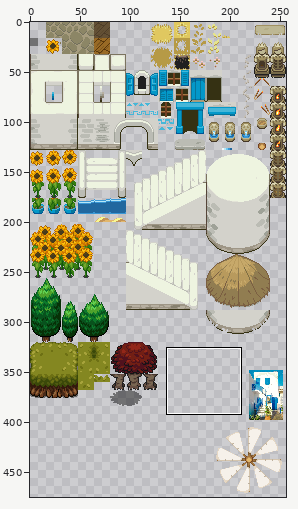
Sprite sheet: data/tilesets/mykonos.tiles.png. Above, an overview of the earlier version with the close-up marked.
Close-up. Before the edit:
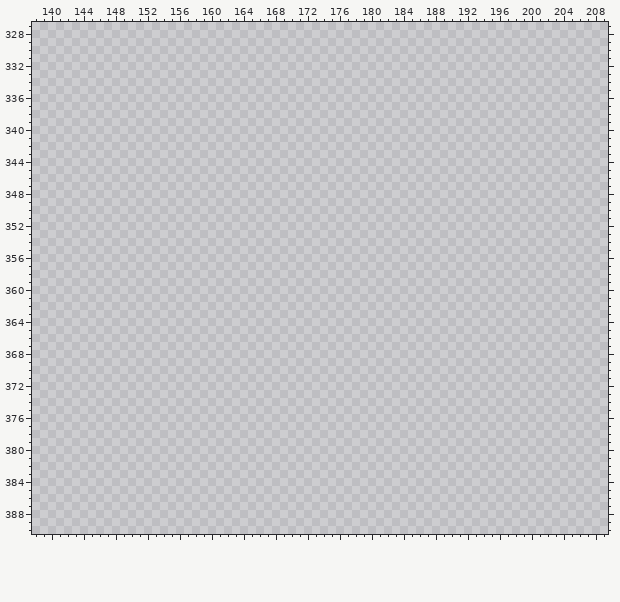
The file is 256x528 pixels. Colours within 5 levels of each other are drawn and written as one. Shown: x 138..209, y 327..390. The wide view leaves out empty margins. The commit also changed other parts of the picture, which this record leaves out.
After the commit:
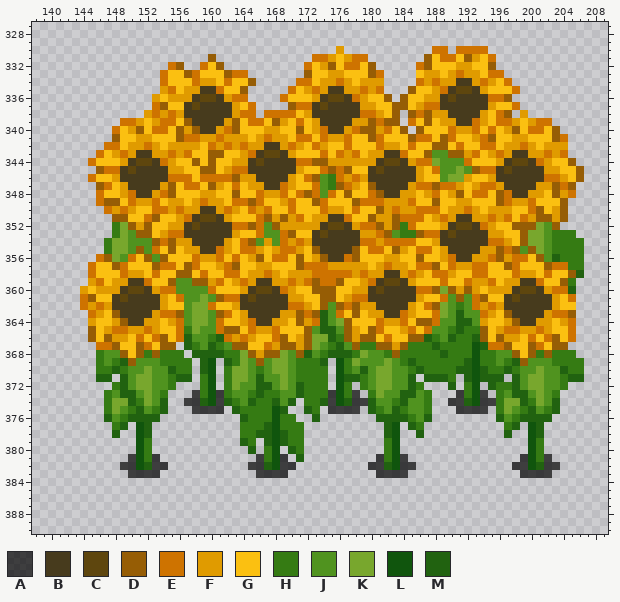
Palette (. is transparent): A #000000b2  B #473b1d  C #5e460e  D #965d05  E #ce7300  F #e09b00  G #fbc011  H #357b13  J #50931f  K #78a72d  L #10550d  M #216210
Changes in this commit:
@@ x 138..209 @@
 329 ........................................................................
-330 ........................................................................
-331 ........................................................................
-332 ........................................................................
-333 ........................................................................
-334 ........................................................................
-335 ........................................................................
-336 ........................................................................
-337 ........................................................................
-338 ........................................................................
-339 ........................................................................
-340 ........................................................................
-341 ........................................................................
-342 ........................................................................
-343 ........................................................................
-344 ........................................................................
-345 ........................................................................
-346 ........................................................................
-347 ........................................................................
-348 ........................................................................
-349 ........................................................................
-350 ........................................................................
-351 ........................................................................
-352 ........................................................................
-353 ........................................................................
-354 ........................................................................
-355 ........................................................................
-356 ........................................................................
-357 ........................................................................
-358 ........................................................................
-359 ........................................................................
-360 ........................................................................
-361 ........................................................................
-362 ........................................................................
-363 ........................................................................
-364 ........................................................................
-365 ........................................................................
-366 ........................................................................
-367 ........................................................................
-368 ........................................................................
-369 ........................................................................
-370 ........................................................................
-371 ........................................................................
-372 ........................................................................
-373 ........................................................................
-374 ........................................................................
-375 ........................................................................
-376 ........................................................................
-377 ........................................................................
-378 ........................................................................
-379 ........................................................................
-380 ........................................................................
-381 ........................................................................
-382 ........................................................................
-383 ........................................................................
+330 ......................................F...........EE.EEEE...............
+331 ......................D............EEFGFEE.......DGEEGDFGE..............
+332 .................ED..EGD..........EGFDGEEGD.....EDGGGFFGGD..............
+333 ................EGGDEGGGDEE.......DGGFFGGGDE....GFFGFEFFGEE.............
+334 ................EGGGEFFGEGGD.....EEGFFEFGFFF....EFEFFBBFEFGE............
+335 ................FEGFFBBEGGD.....EGFEFBBFFEFE...DGGFEBCCBFGGGE...........
+336 ...............FGFFFBCCBFEE....EGGGFBCCBEFGGD.DGGFFBCBBBBEED............
+337 ...............EDGGBCBBBBFGE....DEEBCBBBBFFGGDDGFEEBBBBBBFGGE...........
+338 ..............FEFEFBBBBBBFEE.EEEEGFBBBBBBEEFGD.DEDFFBBBBFGED.F..........
+339 ...........EEFGFEEGDBBBBFDGEEGDFGEGFBBBBFFDEDD.EGDGFFBBEFGEEFGFEE.......
+340 ..........EGFDGEEGDFDBBFEDGGGFFGGDGFEBBFEDDFEGD.DGGGEFFEGEGFDGEEGD......
+341 ..........DGGFFGGGDEEFFEFFFGFEFFGEEGEFFEGGDEGGGDEEGDEGGFEDGGFFGGGDE.....
+342 .........EEGFFEFGFFFFGEFEFEFFBBFEFGEFGGEGGGEFFGEGGDDGEGGEEGFFEFGFFF.....
+343 ........EGFEFBBFFEFEGGDDGGFEBCCBFGGGEGEFEGFFBBEGGDJJDDFEGFEFBBFFEFE.....
+344 .......EGGGFBCCBEFGGDGDGGFFBCBBBBEEDDFFFFFFBCCBFEEKJJJEGGGFBCCBEFGGD....
+345 ........DEEBCBBBBFFGGDDGFEEBBBBBBFGGEDEDGGBCBBBBFGEJJKJDEEBCBBBBFFGGD...
+346 .......EGGFBBBBBBEEEGEEEEDFFBBBBFGEDJHEFEFBBBBBBFGGJKKFGGFBBBBBBEEFGD...
+347 ........DEGFBBBBFDGEEGDFGEGFFBBEFGGEJHDEFGDBBBBFEEDEEFGFEEFBBBBFFDED....
+348 ........EGGFEBBFEDGGGFFGGDGGEFFEGEDEJEGDGGEDBBFFGFEGFDGEEGDEBBFFGDFE....
+349 ........EDDGEFFEGFFGFEFFGEEDEGGFEGGDEGGGDEEEFFFEGGDGGFFGGGDEFFEGGGD.....
+350 .........EFEFGGEEFEFFBBFEFGEFEGGEGGGEFFGEGGDFEFFEEEGFFEFGFFFGGEDGFD.....
+351 ..........DDGGEDGGFEBCCBFGGGEDFDFEGFFBBEGGDFFDEEEGFEFBBFFEFEGEFDDFD.....
+352 ..........HKDFDGGFFBCBBBBEEDEJDFFFFFBCCBFEEDFDHEGGGFBCCBEFGGDDDKJD......
+353 ..........HKJDDGFEEBBBBBBFGGEJJEDGGBCBBBBFFEDJHHDEEBCBBBBFFGGDKKJHHH....
+354 .........HKKJJJDEDFFBBBBFGEDJFJEFEFBBBBBBEEFEEEEGGFBBBBBBEEFGDKKJHHHH...
+355 .........HKKJDJEGDGFFBBEFGEEFGFEEFGDBBBBDGEEGDFGEEGFBBBBFFDEDJDKJHHHH...
+356 ........EDKJEGDJDGGGEFFEGEGFDGEEGDGFDBBEDGGGFFGGDGGFEBBFFEDFEEGDJMHHH...
+357 .......EGGDEGGGDEEGDEGGFEDGGFFGGGDEEEFFFFFGFEFFGEEDGEFFEEGGDEGGGDEEHH...
+358 .......EGGGEFFGEGGDDGEGGEEGFFEFGFFFEEEEEFEFFBBFEFGEEFGGEEGGGEFFGEGGDM...
+359 .......FEGFFBBEGGDJJDDFEGFEFBBFFEFEDEEDGGFEBCCBFGGGEGGEFFEGFFBBEGGDH....
+360 ......FGFFFBCCBFEEJJJJEGGGFBCCBEFGGDDDGGFFBCBBBBEEDKDFDFGFFFBCCBFEEM....
+361 ......EDGGBCBBBBFGEJJKJDEEBCBBBBFFGGDDGFEEBBBBBBFGGEJDJEDGGBCBBBBFGE....
+362 ......EFEFBBBBBBFGGJKKEGGFBBBBBBEEFGDJDEDFFBBBBFGEDKJHJEFEFBBBBBBFGG....
+363 .......EFGDBBBBFEEDJKKJDEGFBBBBFFDEDMJEGDGFFBBEFGGEKJMJJEFGDBBBBFEED....
+364 .......FGGFDBBFFGFEJKKJEGGFEBBFFGDFEMJKDGGGEFFEGDDEJJMMJFGGFDBBFFGFE....
+365 .......DGFEEFFEFGGEHKJJEDDGEFFEGGGDJMMJDFGDEGGFEGEJJHMHHDGFEEFFEFGGE....
+366 .......DGDFFGEGEDGEMJJHMEFEFGGEDGFDKKMHDFDDGEGGDDMHJMHHMDGDFFGEGEDGE....
+367 ........EEDGGDEGDD.MHJMHJDDGGEFDDFDKJHMJDHHDDFDHHHMHHHHLMEEDGGDEGDD.....
+368 ........HJJDGDHDHHH.MMMMHHKDFDDKJDMJHMMMHKJJHDHHHHHMHHHLHHJJDGDHDHHH....
+369 ........HJHMDJJJHHHH.ML.MHKJDJKKJHHHM.LHKJJJKJHMHHHHHHMLHHJHMDJJJHHHH...
+370 ........HHMHJJKJJMHH.ML.HKKJHJKKJHHHH.LHJMJKKJJHMHHHHMMLMHHMHJJKJJMHH...
+371 ........MM.MJKKJJHMM.HL.HKKJMJJKJHHHH.LMMHJKKJJM.MMMH.MLMMM.MJKKJJHMM...
+372 ..........HMJKKJJH...HL.HKJJMMJKJMHHH.LH.HJKKJJMH...M.HL.MHHMJKKJJH.....
+373 .........HJMMJKJH...AHLAHJJHMHHJJMHHHALHA.HKJJMMJH...AHLA.HJMMJKJH......
+374 .........HKKMHKJM..AAMLAMHJMHHMJM.HHMALMAAMJJHMJJH..AAMLAAHKKMHKJM......
+375 .........HKJHMJHM...AAAA.MHHHHLM..MH.AAAA.MHJMHJJH...AAAA.HKJHMJHM......
+376 .........MJHMMMM..........MHHHLHH..M.......MMMMHJM........MJHMMMM.......
+377 ..........HM.LM...........HHHMLHHH..........ML.MH..........HM.LM........
+378 ..........M..LM...........HHMMLMHH..........ML..M..........M..LM........
+379 .............LH...........MH.MLMHH..........HL................LH........
+380 .............LH............M.HL.MH..........HL................LH........
+381 ............ALHA............AHLA.M.........AHLA..............ALHA.......
+382 ...........AALMAA..........AAMLAA.........AAMLAA............AALMAA......
+383 ............AAAA............AAAA...........AAAA..............AAAA.......
 384 ........................................................................
Changed places in both close-ups, as pixel boxes (x1, y1, x2, y2):
added: (80, 46, 584, 478)
